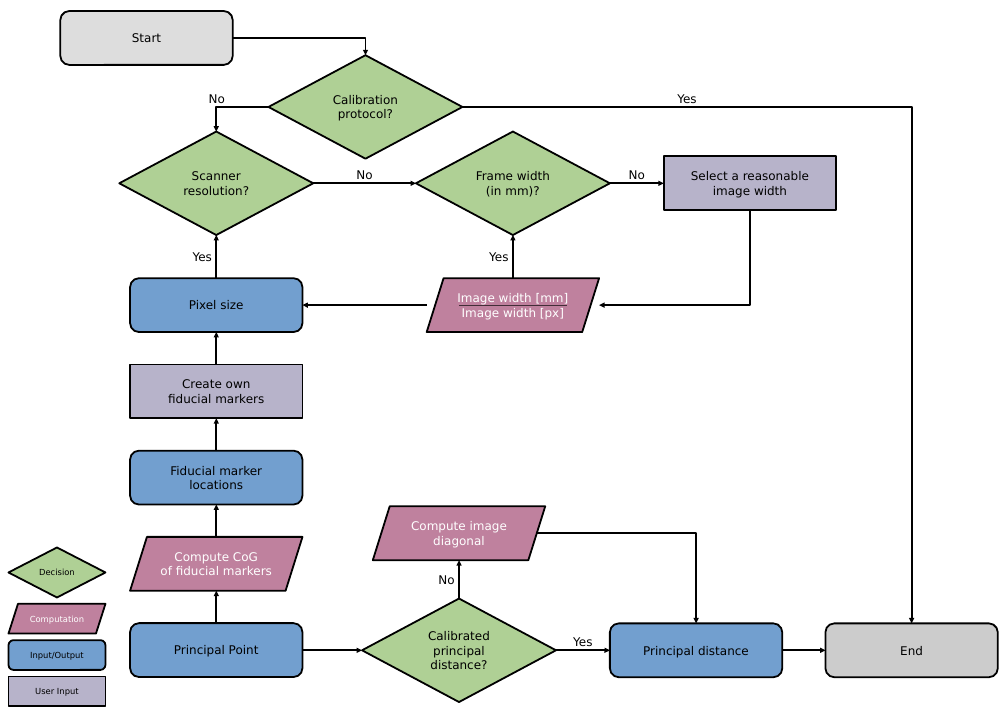
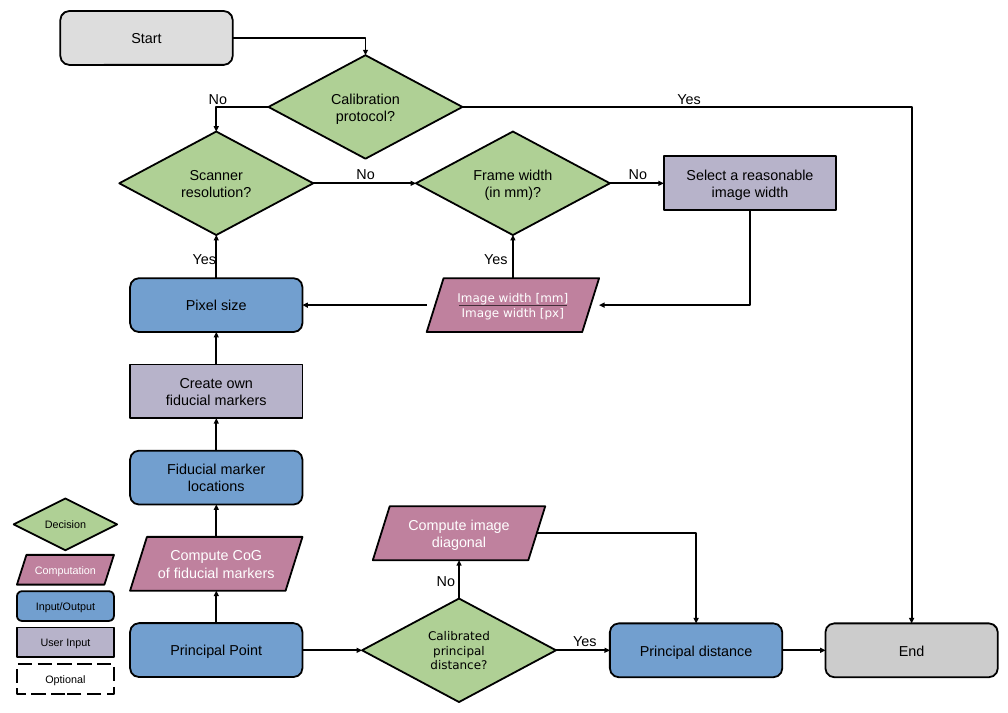
Before and after one commit to RSE-UZH/historic_air_photos, a slide deck: slide 2 of figures/sfm_diagrams.odp. Drawn at 1008x713 pixels with LibreOffice and Linux fonts; fonts in the diff are those of the drawing. Boxes give left, top, right and bottom in pixels: in the first picture for what was removed or moved away, otherwise in the second. Text is boxed around its words. In the diff, an @@ line names an element or a change of style, - is before the commit and + after.

Commit message:
increase font size, switch to arial

```diff
--- a/figures/sfm_diagrams.odp
+++ b/figures/sfm_diagrams.odp
@@ size 20 to 24 pt, font DejaVu Sans to Arial in 21 elements at bbox=[60, 11, 233, 65], bbox=[130, 537, 303, 590], bbox=[130, 623, 303, 677], bbox=[373, 506, 545, 560], bbox=[119, 131, 313, 235], bbox=[416, 131, 610, 235], bbox=[664, 156, 836, 210], bbox=[130, 278, 303, 332], bbox=[268, 55, 462, 159], bbox=[130, 364, 303, 418], bbox=[130, 450, 303, 504], bbox=[610, 623, 782, 677], bbox=[825, 623, 998, 677], bbox=[356, 169, 374, 183], bbox=[629, 169, 647, 183], bbox=[209, 94, 227, 107], bbox=[437, 576, 455, 586], bbox=[677, 94, 700, 107], bbox=[573, 636, 596, 650], bbox=[193, 252, 216, 267], bbox=[484, 254, 507, 264] @@
@@ size 14 to 18 pt, font DejaVu Sans to Arial in 4 elements at bbox=[17, 555, 114, 584], bbox=[17, 591, 114, 621], bbox=[17, 627, 114, 657], bbox=[14, 498, 117, 550] @@
@@ diamond "Decision": place and size @@
-diamond "Decision" at bbox=[9, 547, 106, 597]
+diamond "Decision" at bbox=[14, 498, 117, 550]
@@ 1 parallelogram, 1 rounded rectangle, 1 rectangle: place and size @@
-1 parallelogram, 1 rounded rectangle, 1 rectangle at bbox=[9, 603, 106, 706]
+1 parallelogram, 1 rounded rectangle, 1 rectangle at bbox=[17, 555, 114, 657]
@@ rectangle added at bbox=[17, 664, 114, 693], fill #FFFFFF, outline #000000 3 pt dashed, 18 pt, text #000000 @@
+Optional
```
Also in this commit, not shown: 1 other slide changed, 4 other files.
